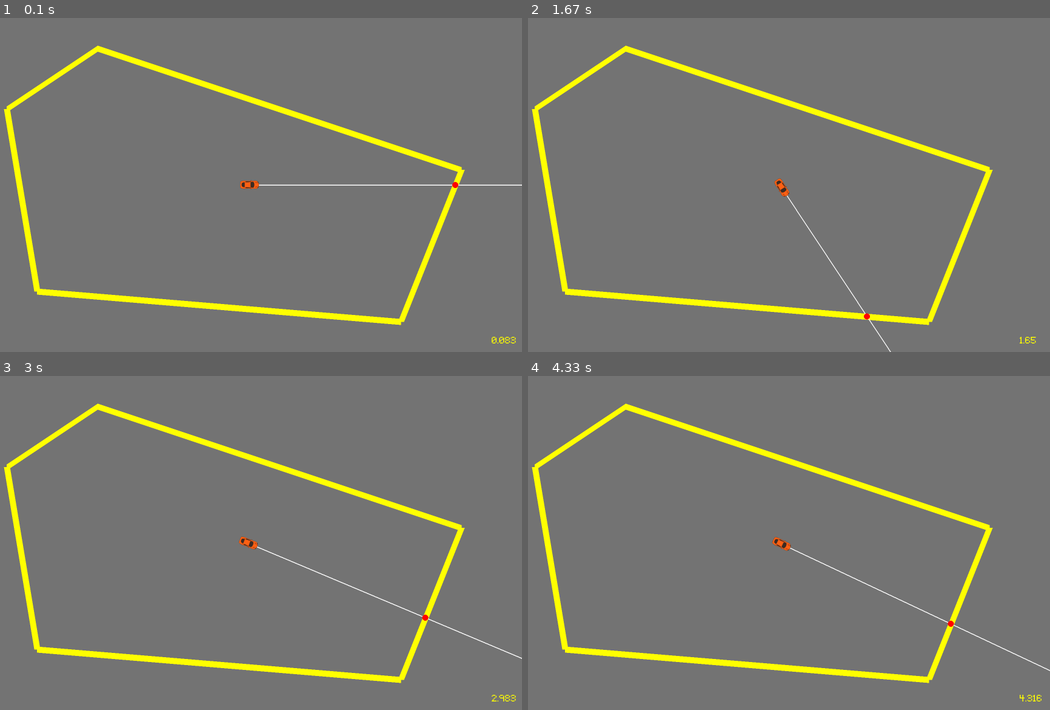
Above: before the commit, frames 1-4 (two rows, left to right).
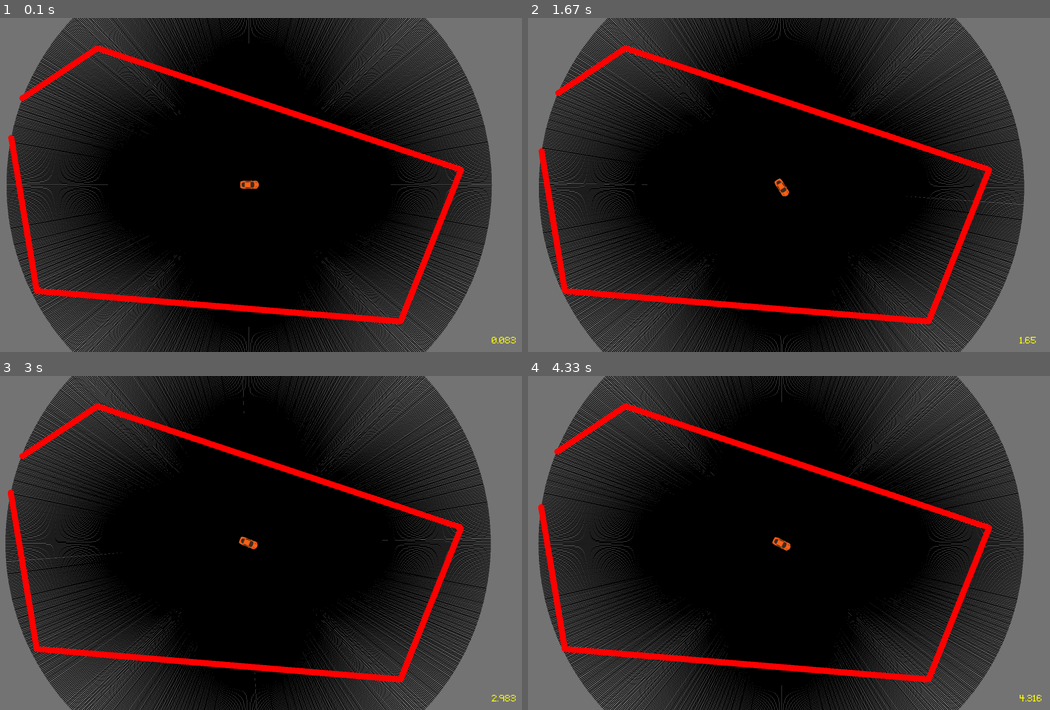
Above: after the commit, the same moments.

Repository: ericsherman4/Traffic-Intersection-Sim
Game: pygame game, started from pygame_sim/main.py
Same seed, same stepped clock (60 frames per second), same inputs: the game is played once before the commit and once after it.
Inputs:
- Up to frame 1 (0.1 s): no input
- Up to frame 2 (1.67 s): hold D 0.33-0.8 s; hold W 0.83-1.3 s; hold D from 1.33 s (still down)
- Up to frame 3 (3 s): release D at 1.8 s; hold A 1.83-2.37 s; hold S 2.4-2.87 s; hold A from 2.9 s (still down)
- Up to frame 4 (4.33 s): release A at 3.37 s; hold W 3.4-3.87 s; hold D from 3.9 s (still down)

The runs differ from the first frame. In frame 1, 82% of the frame differs, in the area x 0-100%, y 0-100%; in frame 2, 82%; in frame 3, 82%; in frame 4, 82%.

Commit message:
parameterized lidar works

Diff:
--- a/pygame_sim/config.py
+++ b/pygame_sim/config.py
@@ -10,4 +10,7 @@
     wall_coords = ((100,300), (400,100), (1600,500), (1400, 1000), (200,900))
     wall_thickness = 20
 
-    num_lines = 10
+    num_lines = 1000
+    length = 800
+
+    display_wall = False
--- a/pygame_sim/main.py
+++ b/pygame_sim/main.py
@@ -38,6 +38,7 @@
 # line intersections
 # Calculate all of the line equations from the config
 line_eq = list()
+
 
 # list of lists where the sub list is [m,b]
 for i in range(0, len(g.wall_coords)):
@@ -88,43 +89,71 @@
     screen.blit(bg,(0,0))
 
     # place walls
-    pygame.draw.lines(screen, 'Yellow', True, g.wall_coords, g.wall_thickness)
+    if g.display_wall:
+        pygame.draw.lines(screen, 'Yellow', True, g.wall_coords, g.wall_thickness)
+
+    car_lines = list()
+    car_lines_pos = list()
+
+    # print("----------------")
+    angle = 360/g.num_lines
+    for i in range(0, g.num_lines):
+        new_ang = angle*i
+        final_pos = pygame.Vector2(g.length, 0)
+        final_pos = final_pos.rotate(-car.heading + new_ang) + car.pos
+        # print(f"{new_ang}, {final_pos}, {-car.heading + new_ang}")
+        pygame.draw.line(screen, 'Black', car.pos, final_pos, width = 3)
+
+        # find the lines
+        denomin = (final_pos.x - car.pos.x)
+        if denomin == 0:
+            denomin = 0.0001
+        slope = (final_pos.y - car.pos.y) / denomin
+        b = -slope*car.pos.x + car.pos.y
+
+        car_lines.append([slope,b])
+        car_lines_pos.append(final_pos)
 
 
 
-    final_pos = pygame.Vector2(2000,0)
+
+    # final_pos = pygame.Vector2(2000,0)
     #vectors rotate in the opposite direction of other rotate calls so invert heading
-    final_pos = final_pos.rotate(-car.heading) + car.pos
+    # final_pos = final_pos.rotate(-car.heading) + car.pos
 
     # print(f"{car.heading}, {car.pos}, {final_pos}")
-    pygame.draw.line(screen, 'White', car.pos, final_pos, width= 3)
+    # pygame.draw.line(screen, 'White', car.pos, final_pos, width= 3)
 
 
     # find line intersections
     # whats the equation of the line coming from the car?
-    denomin = (final_pos.x - car.pos.x)
-    if denomin == 0:
-        denomin = 0.0001
-    slope = (final_pos.y - car.pos.y) / denomin
-    b = -slope*car.pos.x + car.pos.y
+    # denomin = (final_pos.x - car.pos.x)
+    # if denomin == 0:
+    #     denomin = 0.0001
+    # slope = (final_pos.y - car.pos.y) / denomin
+    # b = -slope*car.pos.x + car.pos.y
 
     # now look for any line intersections
     i=0
     for line in line_eq:
+
         # line is [m,b], we'll see line is eq 2 and the car line is eq 1
-        denom = slope - line[0]
-        if denom == 0:
-            denom = 0.0001
-        int_x = (line[1] - b)/ denom
-        int_y = line[0]* int_x + line[1]
-        #check if the intersection is within the x range of the line
-        min_val = min(g.wall_coords[i][0],g.wall_coords[(i+1)%len(g.wall_coords)][0])
-        max_val = max(g.wall_coords[i][0],g.wall_coords[(i+1)%len(g.wall_coords)][0])
-        min_val_2 = min(car.pos.x, final_pos.x)
-        max_val_2 = max(car.pos.x, final_pos.x)
-        if int_x <= max_val and int_x >= min_val:
-            if int_x >= min_val_2 and int_x <= max_val_2:
-                pygame.draw.circle(screen, 'Red', (int_x,int_y), 10, 0)
+        j=0
+        for car_line in car_lines:
+            denom = car_line[0] - line[0]
+            if denom == 0:
+                denom = 0.0001
+            int_x = (line[1] - car_line[1])/ denom
+            int_y = line[0]* int_x + line[1]
+            #check if the intersection is within the x range of the line
+            min_val = min(g.wall_coords[i][0],g.wall_coords[(i+1)%len(g.wall_coords)][0])
+            max_val = max(g.wall_coords[i][0],g.wall_coords[(i+1)%len(g.wall_coords)][0])
+            min_val_2 = min(car.pos.x, car_lines_pos[j].x)
+            max_val_2 = max(car.pos.x, car_lines_pos[j].x)
+            if int_x <= max_val and int_x >= min_val:
+                if int_x >= min_val_2 and int_x <= max_val_2:
+                    pygame.draw.circle(screen, 'Red', (int_x,int_y), 10, 0)
+            j+=1
         i+=1
 
 
